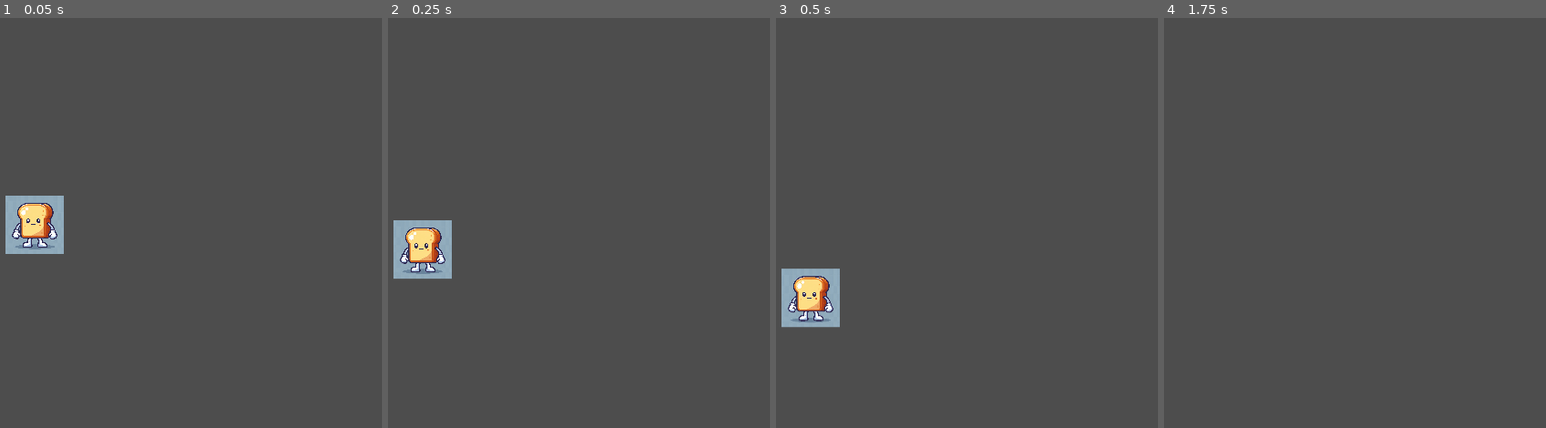
Above: before the commit, frames 1-4 (left to right).
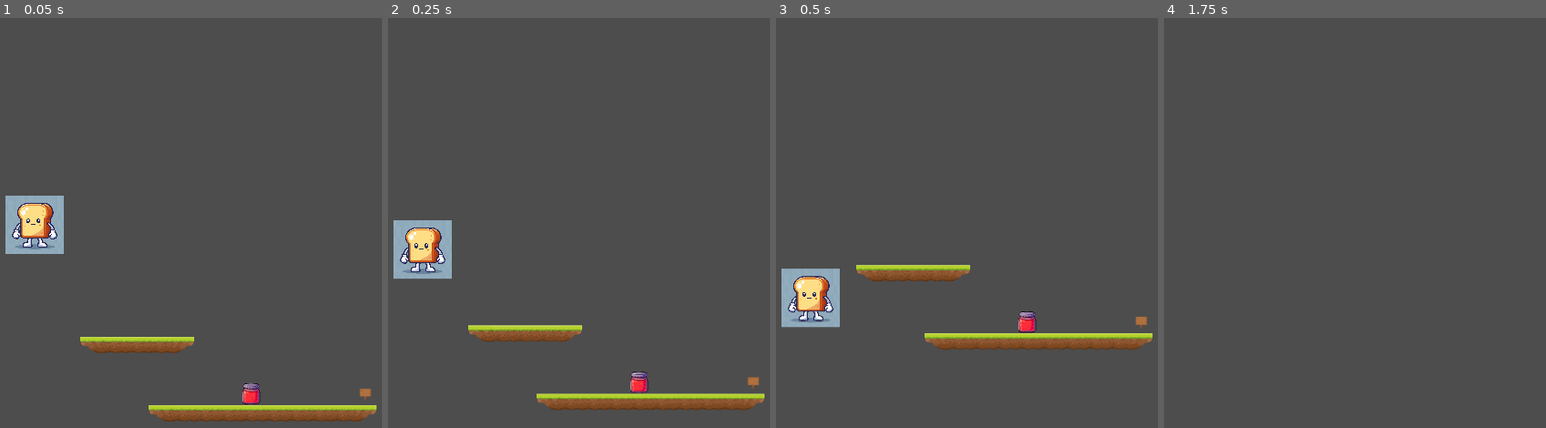
Above: after the commit, the same moments.

Repository: Alliance-of-Numpties/terry-toastington
Game: Godot game, scene res://scenes/main.tscn
Same seed, same stepped clock (60 frames per second), same inputs: the game is played once before the commit and once after it.
Inputs:
- Up to frame 1 (0.05 s): no input
- Up to frame 2 (0.25 s): no input
- Up to frame 3 (0.5 s): no input
- Up to frame 4 (1.75 s): hold D (right) from 0.53 s (still down); tap Space (jump) at 0.77, 1.52 s

The runs differ from the first frame. In frame 1, 3.6% of the frame differs, in the area x 21-99%, y 77-99%; in frame 2, 3.6%, in the area x 21-99%, y 74-96%; in frame 3, 3.6%; in frame 4, nothing differs.

Commit message:
Add finish line to scene

Diff:
--- /dev/null
+++ b/scenes/finish.gd
@@ -0,0 +1,15 @@
+extends Area2D
+
+
+# Called when the node enters the scene tree for the first time.
+func _ready():
+	pass  # Replace with function body.
+
+
+# Called every frame. 'delta' is the elapsed time since the previous frame.
+func _process(delta):
+	pass
+
+
+func _on_body_entered(penetrator):
+	penetrator.reached_finish_line()
--- a/scenes/finish.tscn
+++ b/scenes/finish.tscn
@@ -1,8 +1,14 @@
-[gd_scene load_steps=2 format=3 uid="uid://0yltpsdcs2dg"]
+[gd_scene load_steps=4 format=3 uid="uid://bf0aobie6ooha"]
 
 [ext_resource type="Texture2D" uid="uid://cgcdnlurqo8ge" path="res://Tile.svg" id="1_14lc3"]
+[ext_resource type="Script" path="res://scenes/finish.gd" id="1_yodcp"]
+
+[sub_resource type="RectangleShape2D" id="RectangleShape2D_brryq"]
 
 [node name="Finish" type="Area2D"]
+collision_layer = 0
+collision_mask = 2
+script = ExtResource("1_yodcp")
 
 [node name="Sprite2D" type="Sprite2D" parent="."]
 texture = ExtResource("1_14lc3")
@@ -10,3 +16,6 @@
 region_rect = Rect2(259, 5, 30, 30)
 
 [node name="CollisionShape2D" type="CollisionShape2D" parent="."]
+shape = SubResource("RectangleShape2D_brryq")
+
+[connection signal="body_entered" from="." to="." method="_on_body_entered"]
--- a/scenes/main.tscn
+++ b/scenes/main.tscn
@@ -1,13 +1,11 @@
 [gd_scene load_steps=3 format=3 uid="uid://doscg0l784buy"]
 
 [ext_resource type="PackedScene" uid="uid://yamxyc1blu1w" path="res://scenes/player.tscn" id="1_srqt0"]
-[ext_resource type="TileSet" uid="uid://d08y7h0x20yqh" path="res://tileset.tres" id="2_nreru"]
+[ext_resource type="TileSet" uid="uid://s6jr1v8akh6q" path="res://tiles.tres" id="2_nreru"]
 
 [node name="Node2D" type="Node2D"]
 
 [node name="Player" parent="." instance=ExtResource("1_srqt0")]
-collision_layer = 3
-collision_mask = 3
 
 [node name="RemoteTransform2D" type="RemoteTransform2D" parent="Player"]
 remote_path = NodePath("../../Camera2D")
@@ -21,4 +19,4 @@
 [node name="World" type="TileMap" parent="."]
 tile_set = ExtResource("2_nreru")
 format = 2
-layer_0/tile_data = PackedInt32Array(524302, 196609, 3, 3276 …(218 unchanged characters)… , 3, 524294, 131073, 3, 524293, 65537, 3)
+layer_0/tile_data = PackedInt32Array(524302, 196609, 3, 3276 …(218 unchanged characters)… , 3, 524294, 131073, 3, 524293, 65537, 3, 458761, 0, 65536, 458766, 0, 131072)
--- a/tiles.tres
+++ b/tiles.tres
@@ -1,10 +1,12 @@
-[gd_resource type="TileSet" load_steps=5 format=3 uid="uid://cx7hhyav1q31v"]
+[gd_resource type="TileSet" load_steps=6 format=3 uid="uid://s6jr1v8akh6q"]
 
 [ext_resource type="PackedScene" uid="uid://c2sjl2lumqg5o" path="res://scenes/jam.tscn" id="1_7iir2"]
 [ext_resource type="Texture2D" uid="uid://cgcdnlurqo8ge" path="res://Tile.svg" id="1_cl5sa"]
+[ext_resource type="PackedScene" uid="uid://bf0aobie6ooha" path="res://scenes/finish.tscn" id="2_4bhwh"]
 
 [sub_resource type="TileSetScenesCollectionSource" id="TileSetScenesCollectionSource_tex5w"]
 scenes/1/scene = ExtResource("1_7iir2")
+scenes/2/scene = ExtResource("2_4bhwh")
 
 [sub_resource type="TileSetAtlasSource" id="TileSetAtlasSource_818o3"]
 texture = ExtResource("1_cl5sa")
